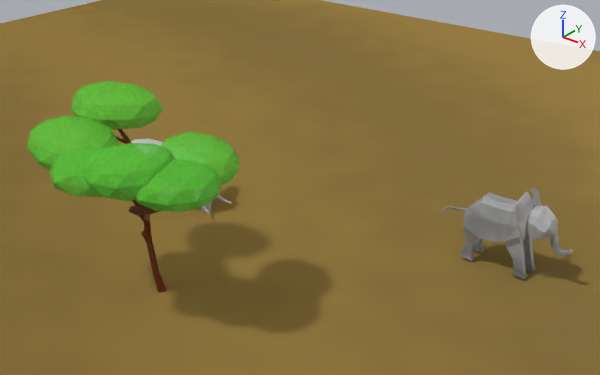
What one commit did to the Blender file models/scene/savanna_with_textures_sneez.blend.
One viewpoint serves both versions: a 50 mm lens placed at (18.0, -17.07, 14.96), pointed at (2.41, 2.41, 2.88). The lights are fixed; the arrows at upper right show +X, +Y and +Z.

In view in the first picture: 'Plane', 'elephant-model', 'leafs', 'leafs2', 'leafs3', 'leafs4', 'leafs5', 'leafs6', 'trunk'.
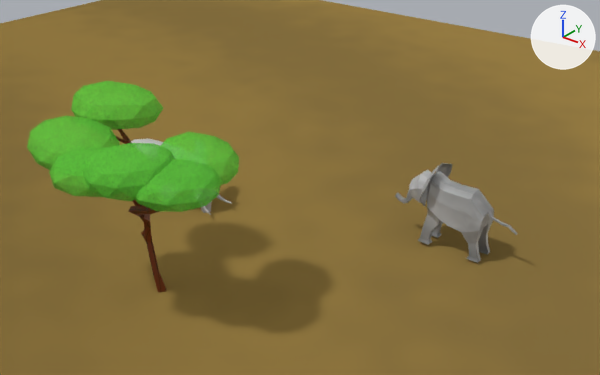
Scene script edits in JSON lines:
```json
{"op": "set", "path": "ob_elephant_model.location", "old": "(8.08, 6.5, 0.12)", "new": "(5.92, 6.5, 0.12)"}
{"op": "set", "path": "ob_elephant_model.rotation_euler", "old": "(0.0, 0.0, 1.571)", "new": "(0.0, 0.0, -1.571)", "note": "degrees (0, 0, 90) -> degrees (0, 0, -90)"}
```

Location of each change, [x1, y1, x2, y2] in pixels of the pictures (600 x 375 px):
```json
{"object": "elephant-model", "change": "moved, turned", "before": [441, 188, 573, 279], "after": [395, 163, 518, 263]}
```
